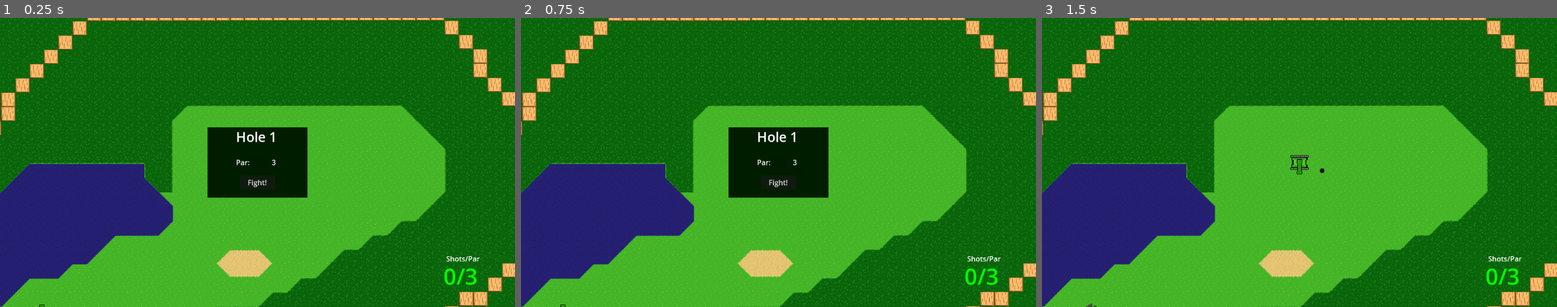
Above: before the commit, frames 1-3 (left to right).
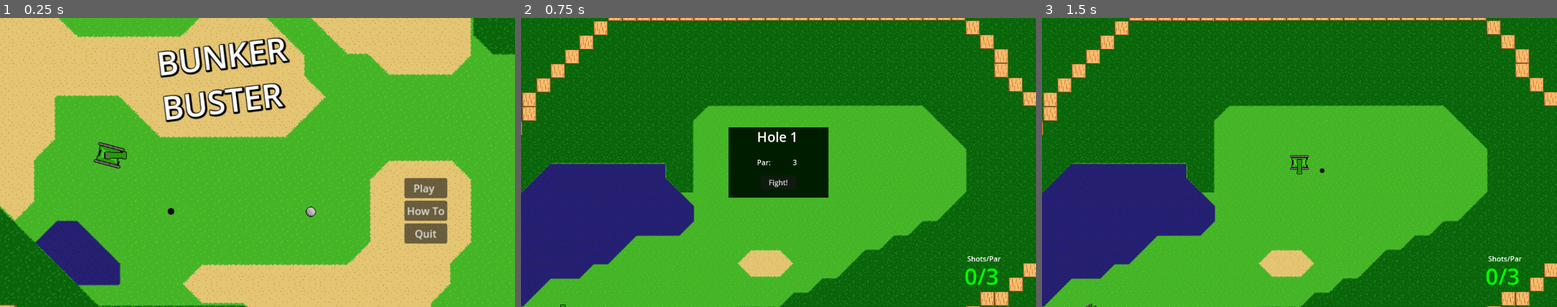
Above: after the commit, the same moments.

Repository: Sabertooth-Software/Bunker-Buster
Game: Godot game, scene res://Scenes/Levels/Title Screen.tscn
Two runs of this game, one before a commit and one after it. Both use one fixed random seed, a clock stepped at 60 frames per second and the inputs below. Before the commit the project starts from res://Scenes/Levels/Hole 1.tscn. The engine's default icon, where the game draws it, is replaced by a stand-in: a white triangle on a blue panel in a dark square.
Inputs (mouse positions are in pixels of both pictures, inside the frame that each line leads up to):
- Up to frame 1 (0.25 s): no input
- Up to frame 2 (0.75 s): click (948, 188) at 0.5 s, where only the run after the commit has a clickable "Play"
- Up to frame 3 (1.5 s): click "Fight!" at 1.25 s

The runs differ from the first frame. In frame 1, 78% of the frame differs, in the area x 0-100%, y 0-100%; in frame 2, nothing differs; in frame 3, nothing differs.

Commit message:
title screen hooked up, quit button works

Diff:
--- a/Scenes/Components/button_next_level.gd
+++ b/Scenes/Components/button_next_level.gd
@@ -2,3 +2,10 @@
 
 func _on_pressed():
 	SceneManager.next_level()
+
+
+func _on_start_pressed():
+	SceneManager.select_level(1)
+
+func _on_quit_pressed():
+	get_tree().quit()
--- a/Scenes/Levels/Title Screen.tscn
+++ b/Scenes/Levels/Title Screen.tscn
@@ -6,6 +6,9 @@
 [ext_resource type="PackedScene" uid="uid://bqmrrq74v6qiu" path="res://Assets/Objects/Water.tscn" id="4_4u662"]
 [ext_resource type="Script" path="res://Scenes/Components/button_next_level.gd" id="4_ir7ml"]
 [ext_resource type="Script" path="res://Scenes/Components/button_howto.gd" id="5_6s557"]
+[ext_resource type="Texture2D" uid="uid://ccdg4qihovc7q" path="res://Assets/TankSprite/tank-base.png" id="7_rdfqo"]
+[ext_resource type="Texture2D" uid="uid://bmeavv0i8viaf" path="res://Assets/TankSprite/tank-cannon.png" id="8_b7h7f"]
+[ext_resource type="PackedScene" uid="uid://dhm8qd71af8hh" path="res://Scenes/Components/shooting_component.tscn" id="9_j0cp2"]
 
 [sub_resource type="CircleShape2D" id="CircleShape2D_u648x"]
 radius = 8.75
@@ -77,7 +80,7 @@
 layer_4/tile_data = PackedInt32Array(-786413, 131073, 0)
 layer_5/name = "Water"
 layer_5/enabled = true
-layer_5/modulate = Color(0.227451, 0.156863, 0.00392157, 1)
+layer_5/modulate = Color(0.160784, 0.160784, 0.992157, 1)
 layer_5/y_sort_enabled = false
 layer_5/y_sort_origin = 0
 layer_5/z_index = -5
@@ -254,9 +257,29 @@
 autowrap_mode = 2
 
 [node name="water" parent="." instance=ExtResource("4_4u662")]
+visible = false
 position = Vector2(-464, 423.5)
 scale = Vector2(1.09375, 1.03906)
 
-[connection signal="pressed" from="Menu/VFlowContainer/Button" to="Menu/VFlowContainer/Button" method="_on_pressed"]
+[node name="PlayerTank" type="CharacterBody2D" parent="."]
+z_index = 2
+position = Vector2(-417, 270)
+rotation = -1.309
+collision_layer = 2
+collision_mask = 31
+
+[node name="Body" type="Sprite2D" parent="PlayerTank"]
+texture = ExtResource("7_rdfqo")
+
+[node name="Canon" type="Sprite2D" parent="PlayerTank"]
+rotation = 2.87979
+texture = ExtResource("8_b7h7f")
+
+[node name="ShootingComponent" parent="PlayerTank/Canon" instance=ExtResource("9_j0cp2")]
+position = Vector2(2.08165e-12, -25)
+scale = Vector2(3.23088, 1.69783)
+
+[connection signal="pressed" from="Menu/VFlowContainer/Button" to="Menu/VFlowContainer/Button" method="_on_start_pressed"]
 [connection signal="pressed" from="Menu/VFlowContainer/Button2" to="Menu/VFlowContainer/Button2" method="_on_button_pressed"]
+[connection signal="pressed" from="Menu/VFlowContainer/Button3" to="Menu/VFlowContainer/Button" method="_on_quit_pressed"]
 [connection signal="pressed" from="UI/Control/Button" to="Menu/VFlowContainer/Button2" method="_on_button_pressed"]
--- a/project.godot
+++ b/project.godot
@@ -11,7 +11,7 @@
 [application]
 
 config/name="Go-godot-jam-4"
-run/main_scene="res://Scenes/Levels/Hole 1.tscn"
+run/main_scene="res://Scenes/Levels/Title Screen.tscn"
 config/features=PackedStringArray("4.0", "Forward Plus")
 config/icon="res://icon.svg"
 
Not shown: 1 places in Scenes/Levels/Title Screen.tscn that only renumber resources
